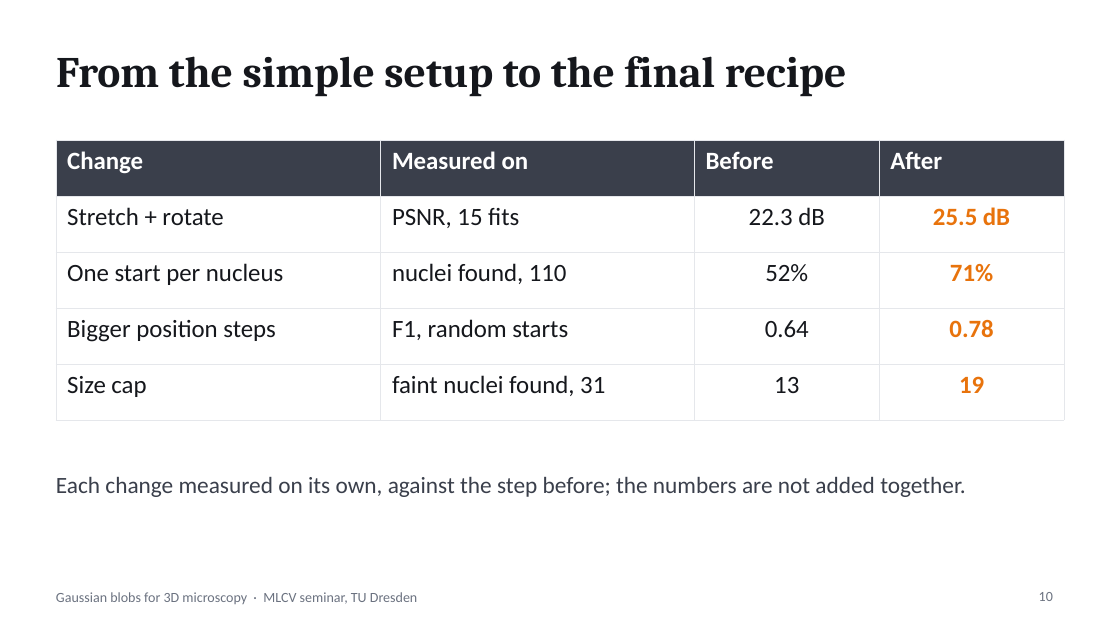
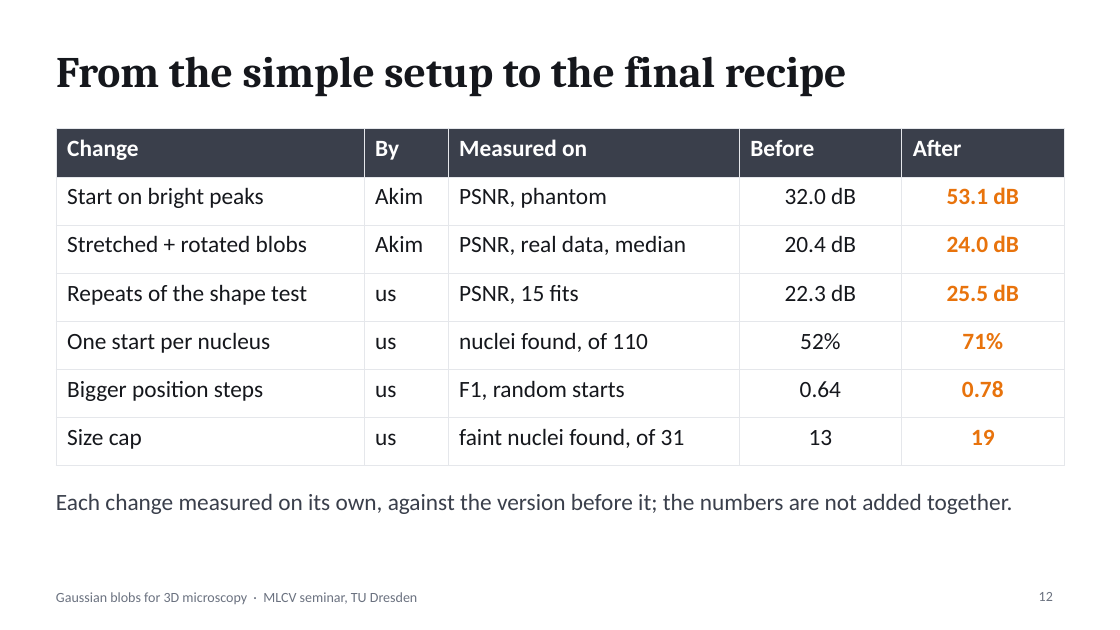
Before and after one commit to asadrizvi64/DeepLearning-Seminar-TeamProject, a slide deck: slide 12 of Gaussian_Blobs_Microscopy_v3.pptx (slide 10 before the commit). Drawn at 1120x630 pixels with LibreOffice and Linux fonts; fonts in the diff are those of the drawing. Boxes give left, top, right and bottom in pixels: in the first picture for what was removed or moved away, otherwise in the second. Text is boxed around its words. In the diff, an @@ line names an element or a change of style, - is before the commit and + after.

```diff
--- a/Gaussian_Blobs_Microscopy_v3.pptx
+++ b/Gaussian_Blobs_Microscopy_v3.pptx
@@ table at [56, 129, 1064, 453] @@
-Change | Measured on | Before | After
-Stretch + rotate | PSNR, 15 fits | 22.3 dB | 25.5 dB
-One start per nucleus | nuclei found, 110 | 52% | 71%
-Bigger position steps | F1, random starts | 0.64 | 0.78
-Size cap | faint nuclei found, 31 | 13 | 19
+Change | By | Measured on | Before | After
+Start on bright peaks | Akim | PSNR, phantom | 32.0 dB | 53.1 dB
+Stretched + rotated blobs | Akim | PSNR, real data, median | 20.4 dB | 24.0 dB
+Repeats of the shape test | us | PSNR, 15 fits | 22.3 dB | 25.5 dB
+One start per nucleus | us | nuclei found, of 110 | 52% | 71%
+Bigger position steps | us | F1, random starts | 0.64 | 0.78
+Size cap | us | faint nuclei found, of 31 | 13 | 19
@@ table: place and size @@
-table at [56, 140, 1064, 401]
+table at [56, 129, 1064, 453]
@@ text at [56, 494, 1012, 514]: text changed @@
-Each change measured on its own, against the step before; the numbers are not added together.
+Each change measured on its own, against the version before it; the numbers are not added together.
@@ page number at [1039, 592, 1053, 601]: text changed @@
-10
+12
```
Also in this commit, not shown: 5 other slides changed, 2 slides added, 2 other files.
